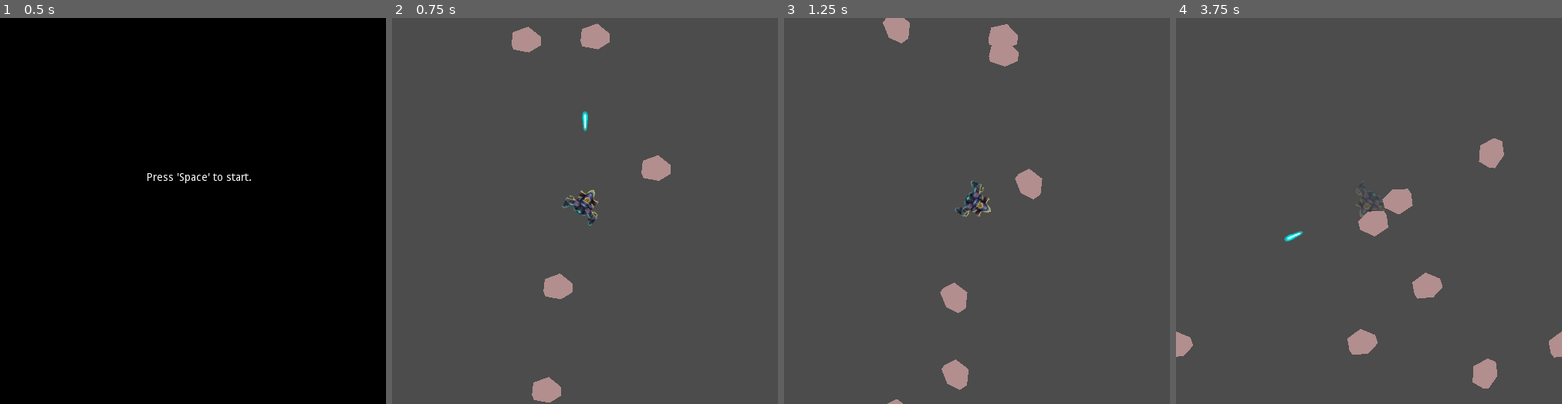
Above: before the commit, frames 1-4 (left to right).
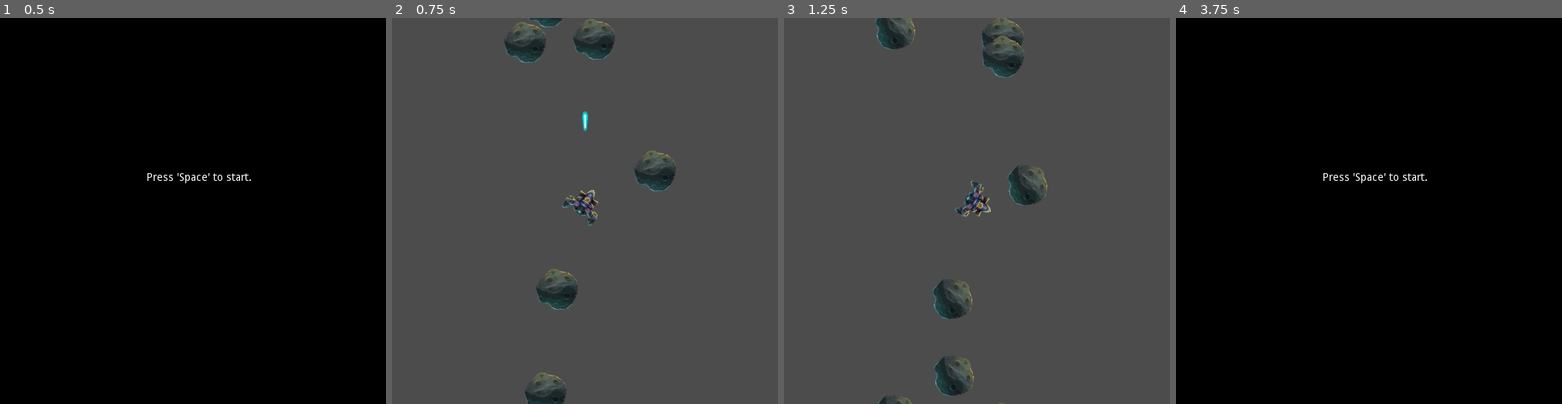
Above: after the commit, the same moments.

Repository: leddkire/godot-asteroids
Game: Godot game, scene res://StartOfGame.tscn
The game is run twice, just before and just after one commit, with the same random seed, the same clock (stepped at 60 frames per second) and the same inputs.
Inputs (mouse positions are in pixels of both pictures, inside the frame that each line leads up to):
- Up to frame 1 (0.5 s): no input
- Up to frame 2 (0.75 s): tap Space (shoot_projectile) at 0.5 s; move the mouse to (669, 191) at 0.52 s; hold Right (move_right) from 0.53 s (still down); hold Space (shoot_projectile) from 0.53 s (still down); click (669, 191) at 0.67 s
- Up to frame 3 (1.25 s): keep holding Right (move_right); keep holding Space (shoot_projectile)
- Up to frame 4 (3.75 s): release Right (move_right) at 1.25 s; release Space (shoot_projectile) at 1.25 s; drag from (1291, 230) to (1349, 288) at 1.27 s; move the mouse to (1407, 126) at 2.02 s; hold Right (move_right) 2.03-2.75 s; hold Space (shoot_projectile) 2.03-2.75 s; drag from (1349, 288) to (1253, 153) at 2.77 s; move the mouse to (1484, 268) at 3.52 s; hold Left (move_left) from 3.53 s (still down); hold Space (shoot_projectile) from 3.53 s (still down)

Frame 1 is identical in both runs. In frame 2, 3.6% of the frame differs, in the area x 29-74%, y 0-100%; in frame 3, 4.0%; in frame 4, 100%, in the area x 0-100%, y 0-100%.

Commit message:
Add asteroid textures

Diff:
--- a/asteroids/AsteroidScreenInstance.tscn
+++ b/asteroids/AsteroidScreenInstance.tscn
@@ -1,6 +1,7 @@
-[gd_scene load_steps=2 format=2]
+[gd_scene load_steps=3 format=2]
 
 [ext_resource path="res://asteroids/AsteroidScreenInstance.gd" type="Script" id=1]
+[ext_resource path="res://asteroids/large_asteroid_1.png" type="Texture" id=2]
 
 [node name="AsteroidScreenInstance" type="RigidBody2D"]
 collision_layer = 4
@@ -14,13 +15,9 @@
 "_edit_lock_": true
 }
 
+[node name="Sprite" type="Sprite" parent="."]
+texture = ExtResource( 2 )
+region_rect = Rect2( 3.244, 13.72, 42.2636, 30.1883 )
+
 [node name="CollisionPolygon2D" type="CollisionPolygon2D" parent="."]
-polygon = PoolVector2Array( -15, 10, -20, -5, -5, -20, 15, -15, 20, -5, 10, 10, -10, 15 )
-__meta__ = {
-"_edit_lock_": true
-}
-
-[node name="Polygon2D" type="Polygon2D" parent="."]
-scale = Vector2( 4.30614, 4.54412 )
-color = Color( 0.698039, 0.556863, 0.556863, 1 )
-polygon = PoolVector2Array( -2.32227, 3.30097, 2.32227, 2.20065, 4.64453, -1.10032, 3.4834, -3.30097, -1.16113, -4.40129, -4.64453, -1.10032, -3.4834, 2.20065 )
+polygon = PoolVector2Array( 21, -24.9, 21, -22.7, 27, -15.2, 27, 15, 20, 25, -18, 25, -27, 15, -27, -7.2, -22.4, -21, -20.7, -21, -16, -24.9, 19.3, -25 )
Binary file added: asteroids/large_asteroid_1.png
Binary file added: asteroids/medium_asteroid_1.png
Binary file added: asteroids/small_asteroid_1.png
